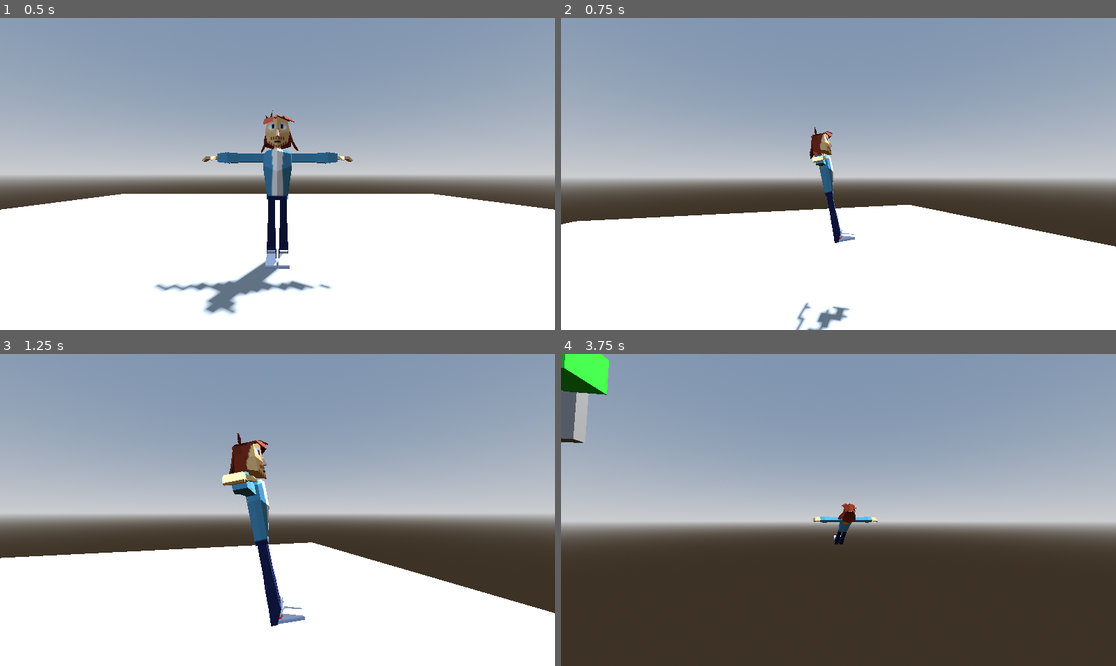
Above: before the commit, frames 1-4 (two rows, left to right).
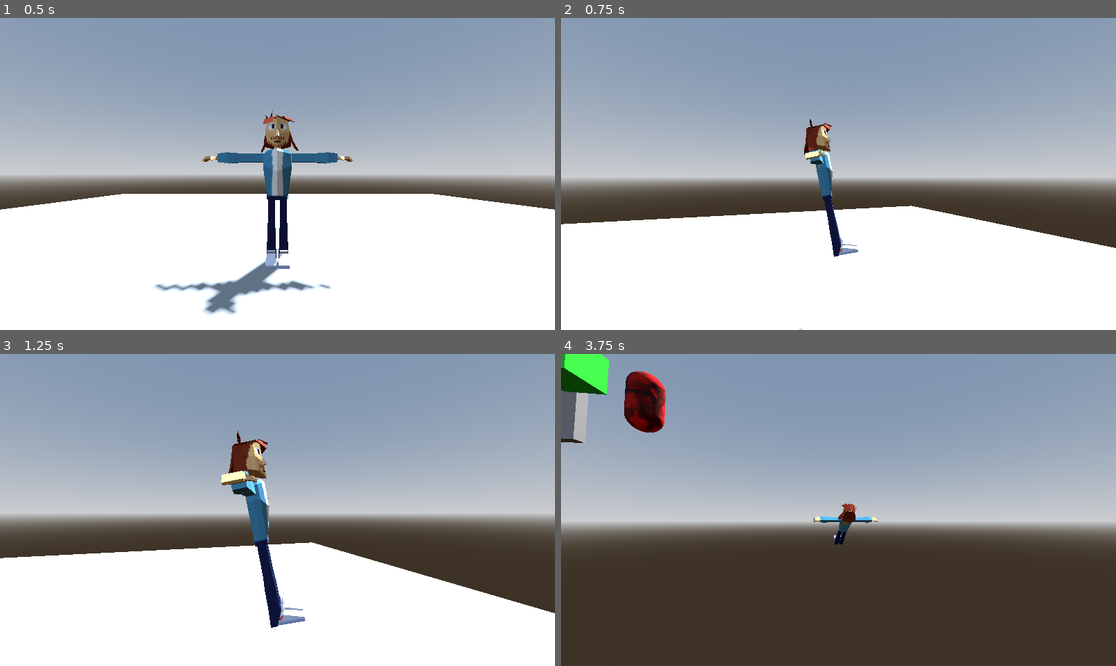
Above: after the commit, the same moments.

Repository: UltraWobbles/TripleHeroT
Game: Godot game, scene res://Scenes/scene_1.tscn
Two runs of this game, one before a commit and one after it. Both use one fixed random seed, a clock stepped at 60 frames per second and the inputs below.
Inputs (mouse positions are in pixels of both pictures, inside the frame that each line leads up to):
- Up to frame 1 (0.5 s): no input
- Up to frame 2 (0.75 s): tap Enter (ui_accept) at 0.5 s; move the mouse to (866, 174) at 0.52 s; hold D (right) from 0.53 s (still down); tap W (foward) at 0.6 s
- Up to frame 3 (1.25 s): keep holding D (right); tap Enter (ui_accept) at 0.77 s
- Up to frame 4 (3.75 s): move the mouse to (810, 510) at 1.27 s; release D (right) at 1.28 s; hold S (back) 1.28-2.03 s; click (810, 510) at 1.35 s; tap Enter (ui_accept) at 1.52, 3.02 s; move the mouse to (849, 503) at 2.02 s; hold Tab (toggle_mouse_capture) 2.03-2.78 s; hold D (right) 2.03-3.53 s; move the mouse to (810, 572) at 2.77 s; tap Mouse wheel down (wheel_down) at 2.85 s; move the mouse to (1005, 556) at 3.52 s; hold A (left) from 3.53 s (still down); hold Mouse wheel up (wheel_up) from 3.53 s (still down)

Frame 1 is identical in both runs. In frame 2, 1.8% of the frame differs, in the area x 0-100%, y 32-100%; in frame 3, 0.4%; in frame 4, 1.2%.

Commit message:
Enemy Movement Added
Slabdongle

Diff:
--- a/hero-game/Characters/test_enemy.tscn
+++ b/hero-game/Characters/test_enemy.tscn
@@ -1,13 +1,18 @@
 [gd_scene format=3 uid="uid://d0xleyciks66b"]
+
+[ext_resource type="Script" uid="uid://b4xtoi23gt0yl" path="res://Scripts/enemy.gd" id="1_x3ej8"]
+[ext_resource type="Texture2D" uid="uid://batsa334uutbv" path="res://Images/AD.jpg" id="2_1v0cd"]
 
 [sub_resource type="CapsuleMesh" id="CapsuleMesh_tmf4i"]
 
 [sub_resource type="StandardMaterial3D" id="StandardMaterial3D_obt0u"]
 albedo_color = Color(0.8913317, 0, 0.010962164, 1)
+albedo_texture = ExtResource("2_1v0cd")
 
 [sub_resource type="CapsuleShape3D" id="CapsuleShape3D_x3ej8"]
 
-[node name="Test_Enemy" type="CharacterBody3D" unique_id=50755963]
+[node name="Test_Enemy" type="CharacterBody3D" unique_id=50755963 groups=["enemies"]]
+script = ExtResource("1_x3ej8")
 
 [node name="MeshInstance3D" type="MeshInstance3D" parent="." unique_id=1787794867]
 mesh = SubResource("CapsuleMesh_tmf4i")
@@ -17,3 +22,4 @@
 shape = SubResource("CapsuleShape3D_x3ej8")
 
 [node name="NavigationAgent3D" type="NavigationAgent3D" parent="." unique_id=352869758]
+path_height_offset = 0.1
--- a/hero-game/Scenes/scene_1.tscn
+++ b/hero-game/Scenes/scene_1.tscn
@@ -1,6 +1,8 @@
 [gd_scene format=3 uid="uid://gyvk2x32704o"]
 
+[ext_resource type="Script" uid="uid://ce81n30p5revi" path="res://Scripts/scene_1.gd" id="1_0jpfo"]
 [ext_resource type="PackedScene" uid="uid://mrveyhndeh8d" path="res://Characters/player.tscn" id="2_tp648"]
+[ext_resource type="PackedScene" uid="uid://d0xleyciks66b" path="res://Characters/test_enemy.tscn" id="4_cruhp"]
 [ext_resource type="Script" uid="uid://cek3b21h4yfls" path="res://Scripts/testbox.gd" id="6_3pxkc"]
 
 [sub_resource type="ProceduralSkyMaterial" id="ProceduralSkyMaterial_23sq3"]
@@ -38,6 +40,7 @@
 size = Vector3(15.97168, 0.037109375, 15.876953)
 
 [node name="scene1" type="Node3D" unique_id=1626793704]
+script = ExtResource("1_0jpfo")
 
 [node name="DirectionalLight3D" type="DirectionalLight3D" parent="." unique_id=1272491397]
 transform = Transform3D(-0.8660254, -0.43301278, 0.25, 0, 0.49999997, 0.86602545, -0.50000006, 0.75, -0.43301266, 0, 0, 0)
@@ -52,25 +55,25 @@
 [node name="NavigationRegion3D" type="NavigationRegion3D" parent="." unique_id=1753444708]
 navigation_mesh = SubResource("NavigationMesh_n8be1")
 
-[node name="StaticBody3D2" type="StaticBody3D" parent="NavigationRegion3D" unique_id=1134464732]
+[node name="Wall" type="StaticBody3D" parent="NavigationRegion3D" unique_id=1134464732]
 transform = Transform3D(1, 0, 0, 0, 1, 0, 0, 0, 1, 1, 1, 3)
 
-[node name="CollisionShape3D" type="CollisionShape3D" parent="NavigationRegion3D/StaticBody3D2" unique_id=747984877]
+[node name="CollisionShape3D" type="CollisionShape3D" parent="NavigationRegion3D/Wall" unique_id=747984877]
 shape = SubResource("BoxShape3D_0jpfo")
 
-[node name="MeshInstance3D" type="MeshInstance3D" parent="NavigationRegion3D/StaticBody3D2" unique_id=31101798]
+[node name="MeshInstance3D" type="MeshInstance3D" parent="NavigationRegion3D/Wall" unique_id=31101798]
 transform = Transform3D(3, 0, 0, 0, 2, 0, 0, 0, 0.39999998, 0, 0, 0)
 mesh = SubResource("BoxMesh_cruhp")
 
-[node name="StaticBody3D" type="StaticBody3D" parent="NavigationRegion3D" unique_id=1284196340]
+[node name="Box" type="StaticBody3D" parent="NavigationRegion3D" unique_id=1284196340]
 transform = Transform3D(1, 0, 0, 0, 1, 0, 0, 0, 1, 5, 1, 6)
 script = ExtResource("6_3pxkc")
 
-[node name="MeshInstance3D" type="MeshInstance3D" parent="NavigationRegion3D/StaticBody3D" unique_id=19672449]
+[node name="MeshInstance3D" type="MeshInstance3D" parent="NavigationRegion3D/Box" unique_id=19672449]
 mesh = SubResource("BoxMesh_k3vav")
 surface_material_override/0 = SubResource("StandardMaterial3D_3pxkc")
 
-[node name="CollisionShape3D" type="CollisionShape3D" parent="NavigationRegion3D/StaticBody3D" unique_id=1251065568]
+[node name="CollisionShape3D" type="CollisionShape3D" parent="NavigationRegion3D/Box" unique_id=1251065568]
 shape = SubResource("BoxShape3D_rxb0p")
 
 [node name="Floor" type="StaticBody3D" parent="NavigationRegion3D" unique_id=196712376]
@@ -81,3 +84,6 @@
 
 [node name="CollisionShape3D" type="CollisionShape3D" parent="NavigationRegion3D/Floor" unique_id=1823912469]
 shape = SubResource("BoxShape3D_tp648")
+
+[node name="Test_Enemy" parent="." unique_id=50755963 instance=ExtResource("4_cruhp")]
+transform = Transform3D(1, 0, 0, 0, 1, 0, 0, 0, 1, -1.8758216, 1.0185544, 4.7638693)
--- /dev/null
+++ b/hero-game/Scripts/enemy.gd
@@ -0,0 +1,17 @@
+extends CharacterBody3D
+
+@onready var nav_agent = $NavigationAgent3D
+
+var SPEED = 3.0
+
+func _physics_process(delta):
+	var current_location = global_transform.origin
+	var next_location = nav_agent.get_next_path_position()
+	var new_velocity = (next_location - current_location).normalized() * SPEED
+
+	velocity = velocity.move_toward(new_velocity, .25)
+	move_and_slide()
+
+
+func update_target_location(target_location):
+	nav_agent.set_target_position(target_location)
--- /dev/null
+++ b/hero-game/Scripts/scene_1.gd
@@ -0,0 +1,6 @@
+extends Node3D
+
+@onready var Player = $Player
+
+func _physics_process(delta):
+	get_tree().call_group("enemies", "update_target_location", Player.global_transform.origin)
--- a/hero-game/project.godot
+++ b/hero-game/project.godot
@@ -19,6 +19,10 @@
 
 import/fbx2gltf/enabled.android=true
 import/fbx2gltf/enabled.web=true
+
+[global_group]
+
+enemies="Enemy Node Group"
 
 [input]
 
Not shown, added: hero-game/Scripts/enemy.gd.uid
Not shown, added: hero-game/Scripts/scene_1.gd.uid
